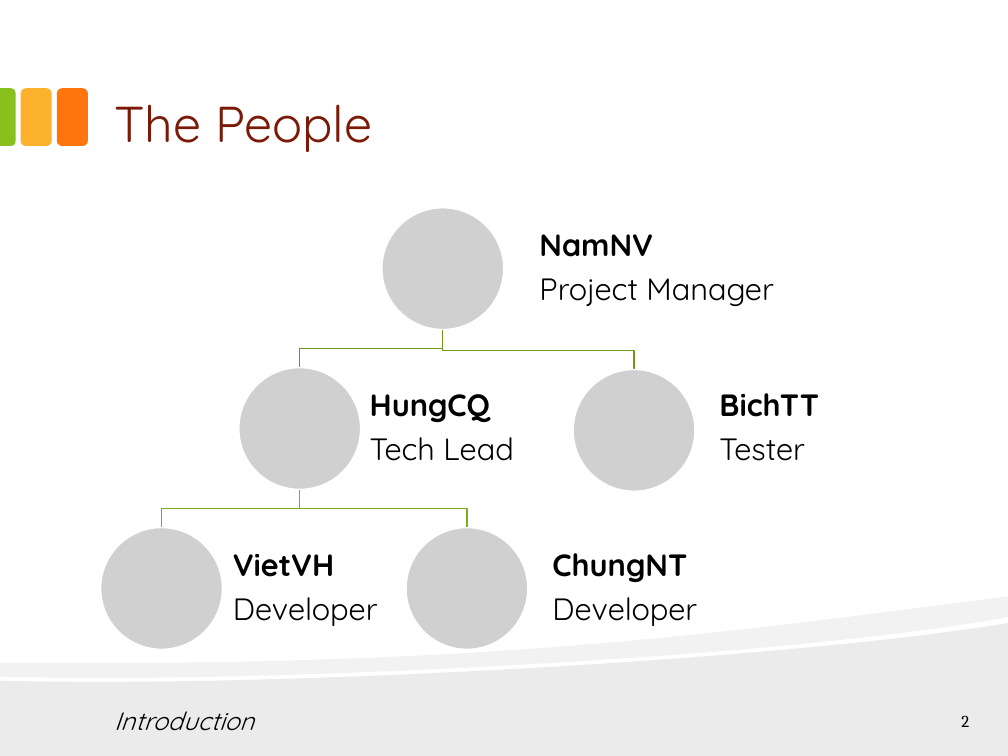
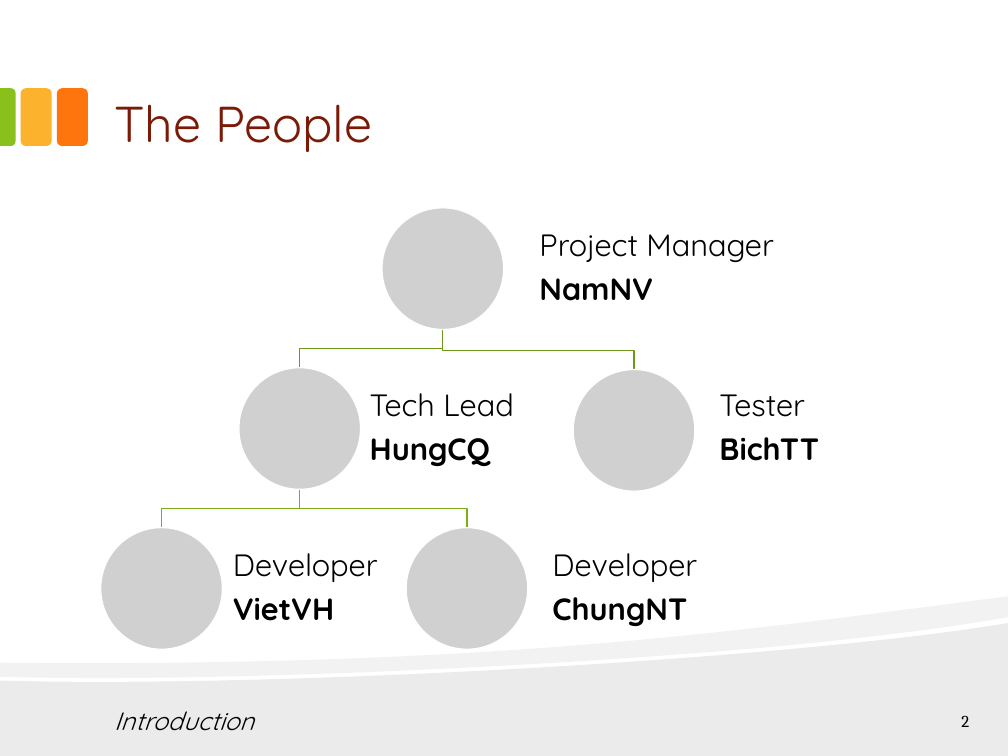
Before and after one commit to hungqcao/Rental-House-Finding, a slide deck: slide 2 of Document/Documentation/Final Document & Report/RHF_Presentation_Final_v1.0.pptx. Drawn at 1008x756 pixels with LibreOffice and Linux fonts; fonts in the diff are those of the drawing; grey boxes stand for pictures. Boxes give left, top, right and bottom in pixels: in the first picture for what was removed or moved away, otherwise in the second. Text is boxed around its words. In the diff, an @@ line names an element or a change of style, - is before the commit and + after.

```diff
--- a/Document/Documentation/Final Document & Report/RHF_Presentation_Final_v1.0.pptx
+++ b/Document/Documentation/Final Document & Report/RHF_Presentation_Final_v1.0.pptx
@@ text at <box>539,234,774,262</box>: paragraph added @@
+Project Manager
@@ text at <box>539,278,774,306</box>: paragraph removed @@
-Project Manager
@@ text at <box>370,393,514,417</box>: paragraph added @@
+Tech Lead
@@ text at <box>719,394,805,417</box>: paragraph added @@
+Tester
@@ text at <box>370,437,514,461</box>: paragraph removed @@
-Tech Lead
@@ text at <box>719,438,805,461</box>: paragraph removed @@
-Tester
@@ text at <box>233,553,378,582</box>: paragraph added @@
+Developer
@@ text at <box>552,553,697,582</box>: paragraph added @@
+Developer
@@ text at <box>233,597,378,626</box>: paragraph removed @@
-Developer
@@ text at <box>552,597,697,626</box>: paragraph removed @@
-Developer
```
Also in this commit, not shown: 7 other slides changed, 1 slide added, 12 slides removed.
